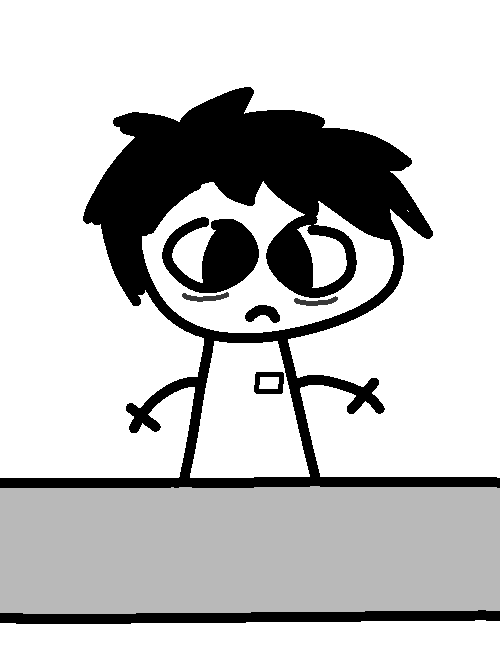
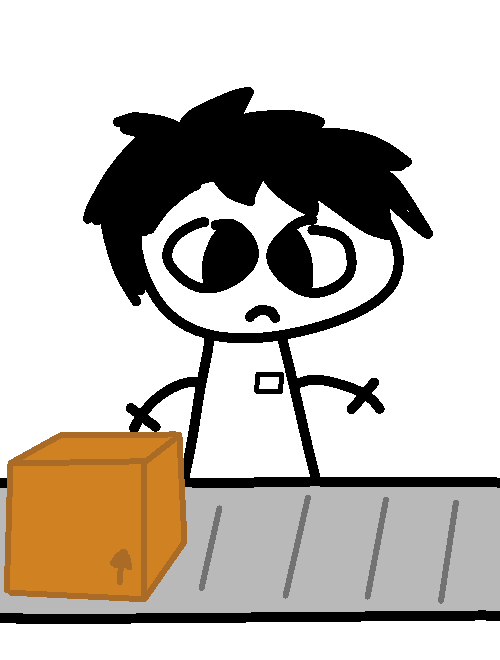
Layered file, before and after one edit (500 x 660). Changes by layer:
added layer "Målarlager 5" above "Målarlager 4" over <box>4,431,222,602</box>
added layer "Målarlager 4" above "Målarlager 3" over <box>4,445,459,604</box>
painted on "Målarlager 3" over <box>123,292,459,511</box>
painted on "Målarlager 2" over <box>4,292,459,604</box>
painted on "Målarlager 1" over <box>4,292,459,604</box>
